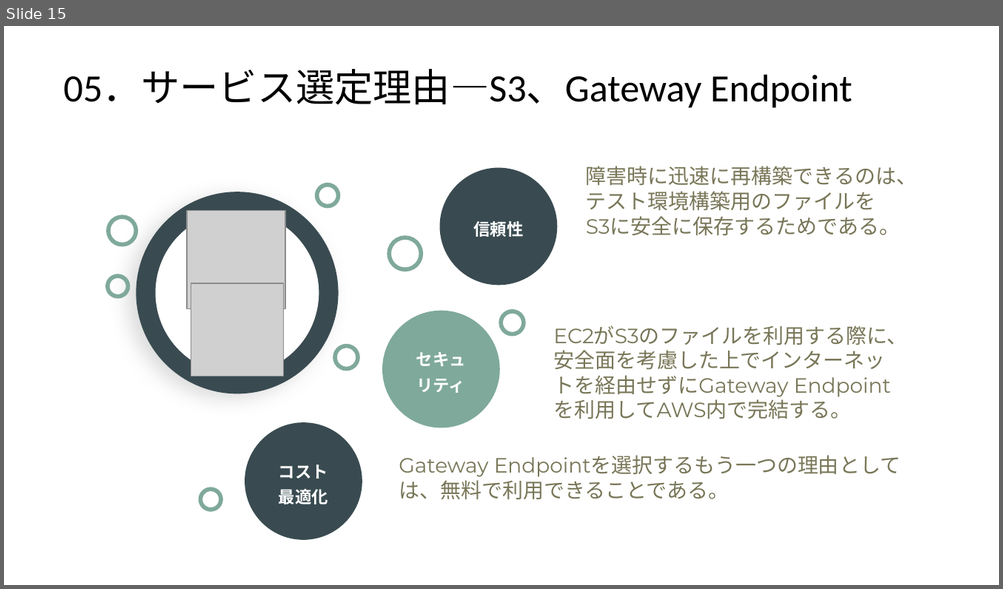
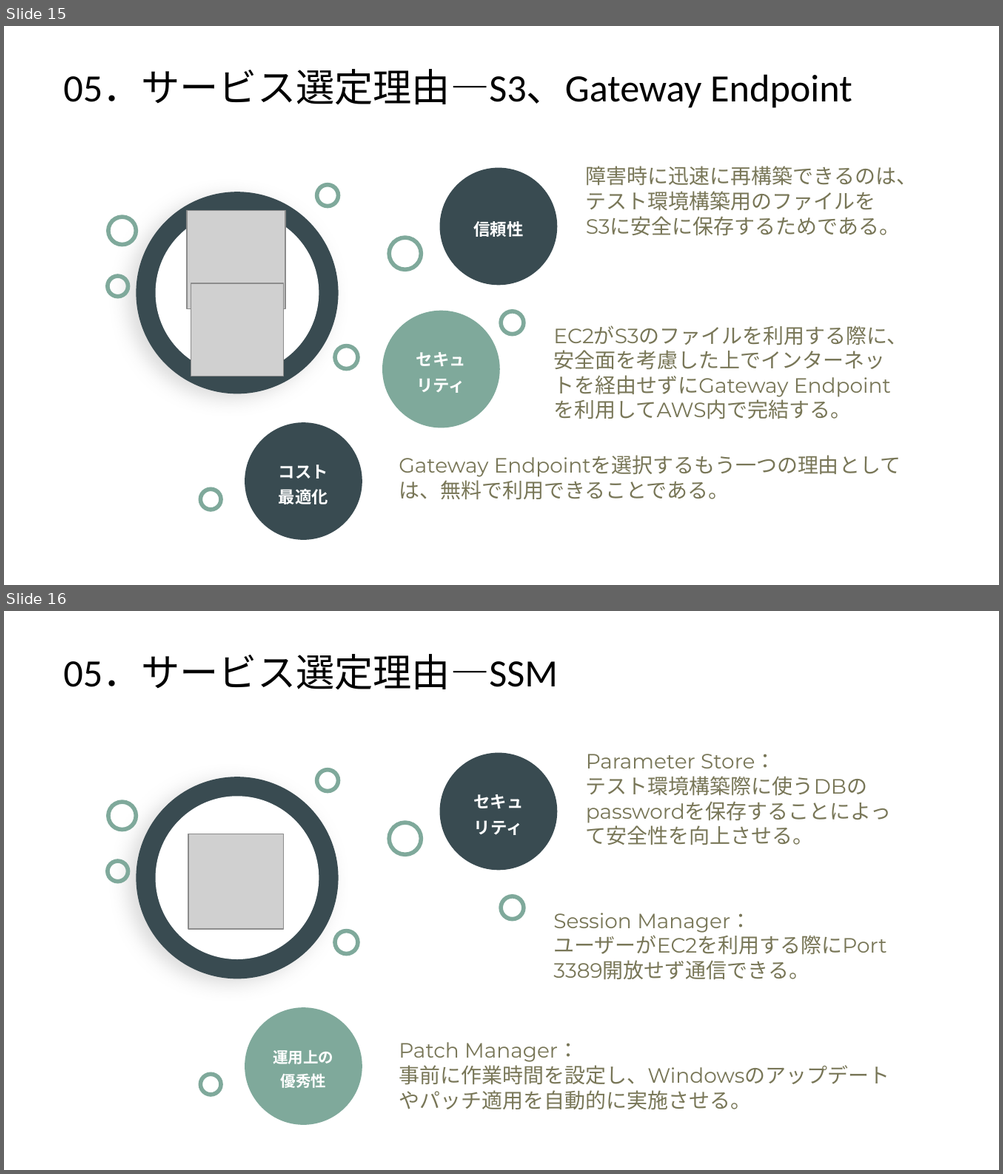
Before and after one commit to hu357159/AWS-architecture-Staging-Deployment, a slide deck: 3223.pptx. Shown one above the other, each under a label of ours: slide 15 before the commit, slides 15 and 16 after it. The pictures are 1003x589 and 1003x1174 pixels, drawn with LibreOffice and Linux fonts; fonts in the diff are those of the drawing; grey boxes stand for pictures; background and template pictures are left out. Boxes give left, top, right and bottom in pixels: in the first picture for what was removed or moved away, otherwise in the second. Text is boxed around its words. In the diff, an @@ line names an element or a change of style, - is before the commit and + after.

```diff
--- a/3223.pptx
+++ b/3223.pptx
@@ slide 16 added at (4,611,999,1170), background #FFFFFF @@
@@ text added at (63,655,557,690), 28 pt, text #000000 @@
+05．サービス選定理由―SSM
@@ ellipse added at (440,753,557,871), fill #394B51, 12 pt, text #FFFFFF, bold @@
+セキュリティ
@@ text added at (586,754,867,845), 15 pt, text #787657 @@
+Parameter Store：
+テスト環境構築際に使うDBのpasswordを保存することによって安全性を向上させる。
@@ ellipse added at (136,777,338,979), fill #394B51 @@
@@ ellipse added at (316,770,337,791), outline #7FA99B 3 pt @@
@@ ellipse added at (108,802,136,830), outline #7FA99B 3 pt @@
@@ ellipse added at (155,796,318,959), fill #FFFFFF @@
@@ ellipse added at (389,823,421,854), outline #7FA99B 3 pt @@
@@ picture added at (188,834,284,929) @@
@@ ellipse added at (108,862,128,883), outline #7FA99B 3 pt @@
@@ ellipse added at (501,897,523,920), outline #7FA99B 3 pt @@
@@ text added at (553,913,886,980), 15 pt, text #787657 @@
+Session Manager：
+ユーザーがEC2を利用する際にPort 3389開放せず通信できる。
@@ ellipse added at (336,931,358,954), outline #7FA99B 3 pt @@
@@ ellipse added at (244,1008,362,1125), fill #7FA99B, 11 pt, text #FFFFFF, bold @@
+運用上の優秀性
@@ text added at (398,1042,889,1111), 15 pt, text #787657 @@
+Patch Manager：
+事前に作業時間を設定し、Windowsのアップデートやパッチ適用を自動的に実施させる。
@@ ellipse added at (200,1074,221,1096), outline #7FA99B 3 pt @@
```
Also in this commit, not shown: 1 slide changed, 2 other files.
